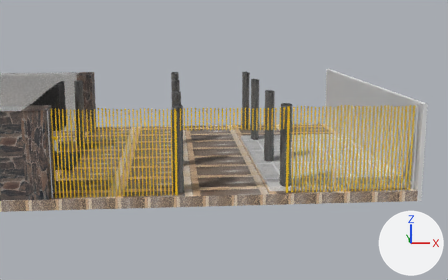
The Blender file Blender/conjunto_norte.blend: old version first, new version second.
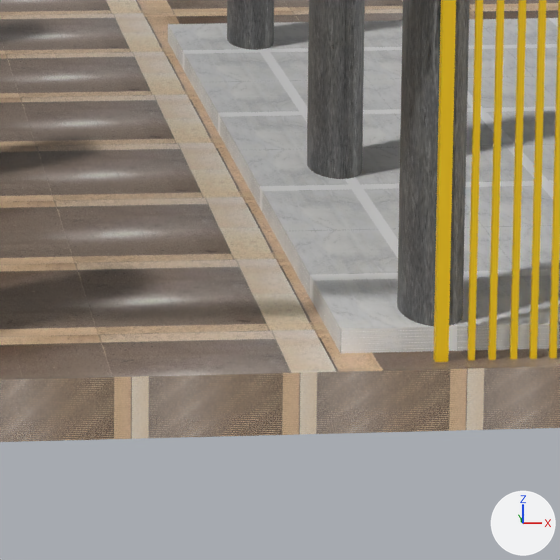
Old and new are each drawn from a camera (50 mm lens) standing at (-11.28, -44.59, 16.79) and looking at (-6.54, 12.28, 5.14) and again close up on the part from 47% to 69% of the width and 47% to 81% of the height. The axes (+X, +Y, +Z) are drawn at lower right. The lights are the same throughout. The last two pictures show the newer version.
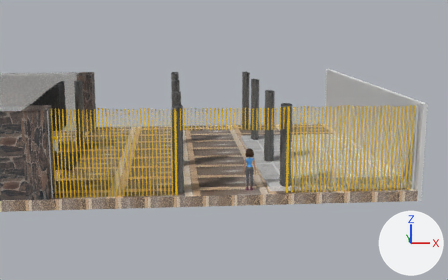
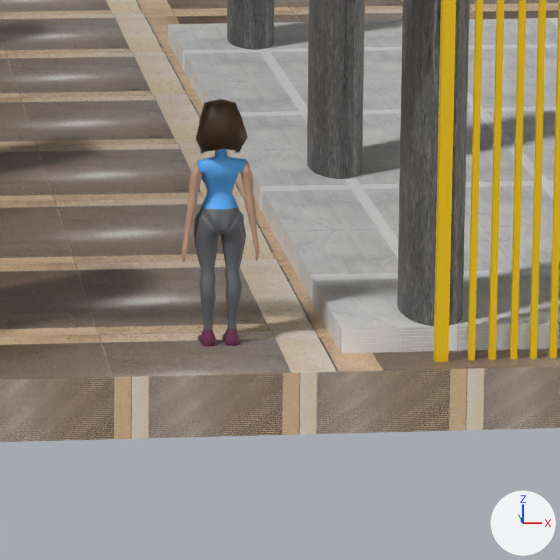
Boxes [x1, y1, x2, y2] around the edits, measured in the close-ups (560 x 560 px):
'cuerpo', added (blue): after [197, 149, 246, 235]
'Cube.006', added (brown): after [196, 99, 248, 154]
'piernaIzq', added: after [194, 210, 219, 347]
'piernaDer', added: after [221, 210, 246, 346]
'brazoIzq', added (beige): after [182, 162, 203, 262]
'brazoDer', added (beige): after [241, 160, 260, 261]

The change, as a diff of the scene's bpy script:
```diff
--- a/Blender/conjunto_norte.blend.py
+++ b/Blender/conjunto_norte.blend.py
@@ mat_cuerpo @@
+mat_cuerpo = bpy.data.materials.new('cuerpo')
+# uses the picture img_cuerpotextura
@@ ob_brazoder @@
+ob_brazoder = bpy.data.objects.new('brazoDer', me_cylinder_015)  # 138 vertices, 133 faces; spans x -6.28..-3.06, y -1.32..1.64, z -14.89..-1.48
+ob_brazoder.location = (-4.21, 11.5, 3.69)
+ob_brazoder.rotation_euler = (0.0, 0.0, 3.154)  # degrees (0, 0, 181)
+ob_brazoder.scale = (0.0994, 0.0994, 0.123)
@@ ob_brazoizq @@
+ob_brazoizq = bpy.data.objects.new('brazoIzq', me_cylinder_014)  # 138 vertices, 134 faces; spans x 2.98..6.28, y -1.32..1.64, z -14.89..-1.49
+ob_brazoizq.location = (-4.21, 11.5, 3.69)
+ob_brazoizq.rotation_euler = (0.0, 0.0, 3.154)  # degrees (0, 0, 181)
+ob_brazoizq.scale = (0.0994, 0.0994, 0.123)
@@ ob_cube_006 @@
+ob_cube_006 = bpy.data.objects.new('Cube.006', me_cube_006)  # 98 vertices, 96 faces; spans x 2.59..5.39, y -1.26..1.32, z -1.16..2.01
+ob_cube_006.parent = ob_cabeza
+ob_cube_006.location = (-1.136, -0.628, 1.207)
+ob_cube_006.scale = (0.289, 0.289, 0.289)
@@ ob_cabeza @@
+ob_cabeza = bpy.data.objects.new('cabeza', me_cube_112)  # 156 vertices, 152 faces; spans x -1.19..1.19, y -1.14..1.09, z -0.98..1.6; in mat_material (its picture is missing), mat_rostro (grey #bcbcbc)
+ob_cabeza.location = (-4.21, 11.54, 3.9)
+ob_cabeza.rotation_euler = (0.0, 0.0, 3.154)  # degrees (0, 0, 181)
+ob_cabeza.scale = (0.289, 0.289, 0.289)
@@ ob_cuerpo @@
+ob_cuerpo = bpy.data.objects.new('cuerpo', me_cylinder_012)  # 187 vertices, 165 faces; spans x -3.93..3.97, y -3.77..2.37, z -11.18..1.21
+ob_cuerpo.location = (-4.21, 11.5, 3.69)
+ob_cuerpo.rotation_euler = (0.0, 0.0, 3.154)  # degrees (0, 0, 181)
+ob_cuerpo.scale = (0.0994, 0.0994, 0.123)
@@ ob_piernader @@
+ob_piernader = bpy.data.objects.new('piernaDer', me_cylinder_011)  # 154 vertices, 146 faces; spans x -4.1..-0.4, y -4.0..2.4, z -26.1..-8.2
+ob_piernader.location = (-4.21, 11.5, 3.69)
+ob_piernader.rotation_euler = (0.0, 0.0, 3.154)  # degrees (0, 0, 181)
+ob_piernader.scale = (0.0994, 0.0994, 0.123)
@@ ob_piernaizq @@
+ob_piernaizq = bpy.data.objects.new('piernaIzq', me_cylinder_010)  # 154 vertices, 146 faces; spans x 0.4..4.1, y -4.0..2.4, z -26.1..-8.2
+ob_piernaizq.location = (-4.21, 11.5, 3.69)
+ob_piernaizq.rotation_euler = (0.0, 0.0, 3.154)  # degrees (0, 0, 181)
+ob_piernaizq.scale = (0.0994, 0.0994, 0.123)
```
